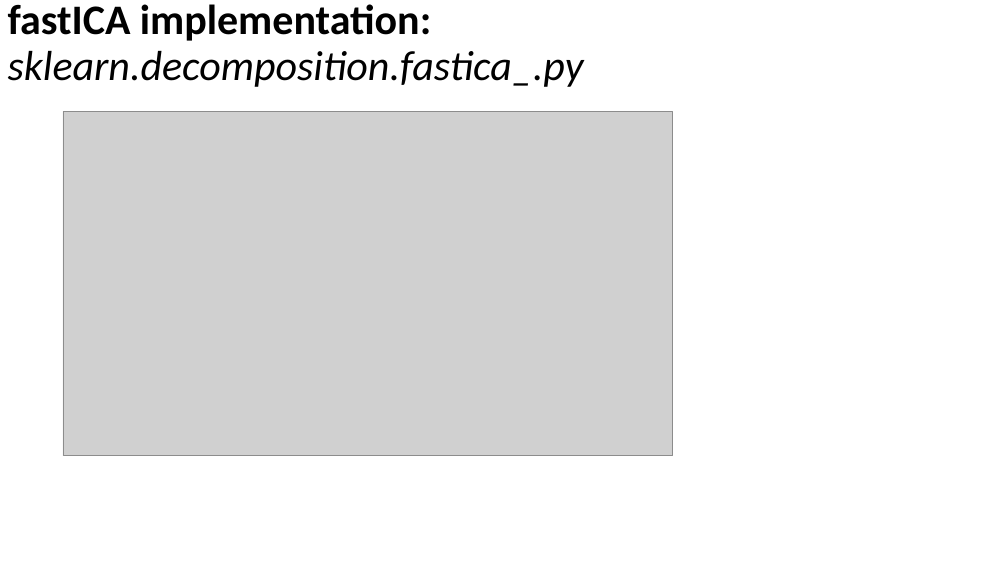
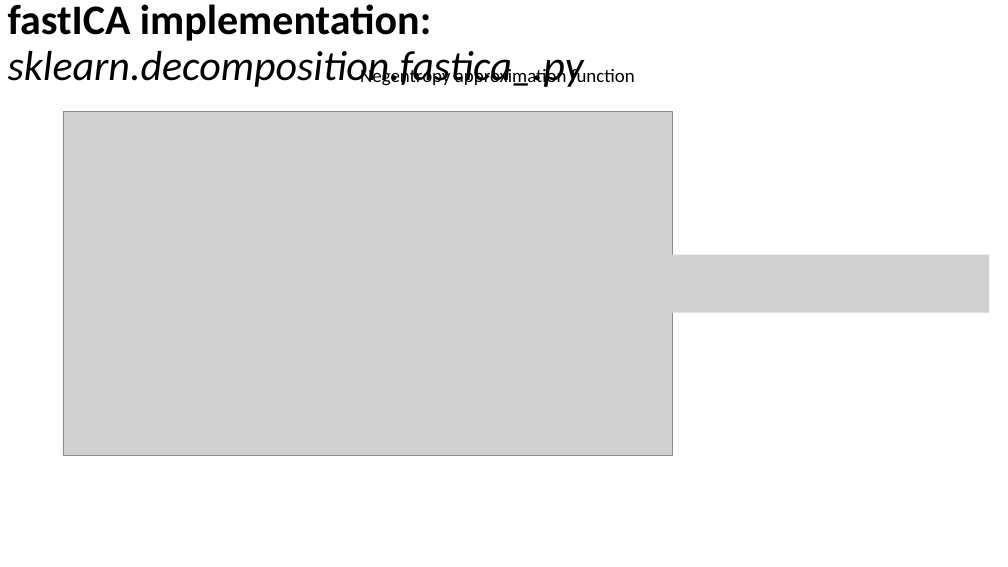
Before and after one commit to russellu/cs405, a slide deck: slide 24 of Lecture_16.pptx. Drawn at 1008x567 pixels with LibreOffice and Linux fonts; fonts in the diff are those of the drawing; grey boxes stand for pictures. Boxes give left, top, right and bottom in pixels: in the first picture for what was removed or moved away, otherwise in the second. Text is boxed around its words. In the diff, an @@ line names an element or a change of style, - is before the commit and + after.

```diff
--- a/Lecture_16.pptx
+++ b/Lecture_16.pptx
@@ text added at bbox=[360, 67, 635, 87], 18 pt, text #000000 @@
+Negentropy approximation function
@@ picture added at bbox=[663, 255, 990, 313] @@
```
Also in this commit, not shown: 9 other slides changed, 1 other file.
